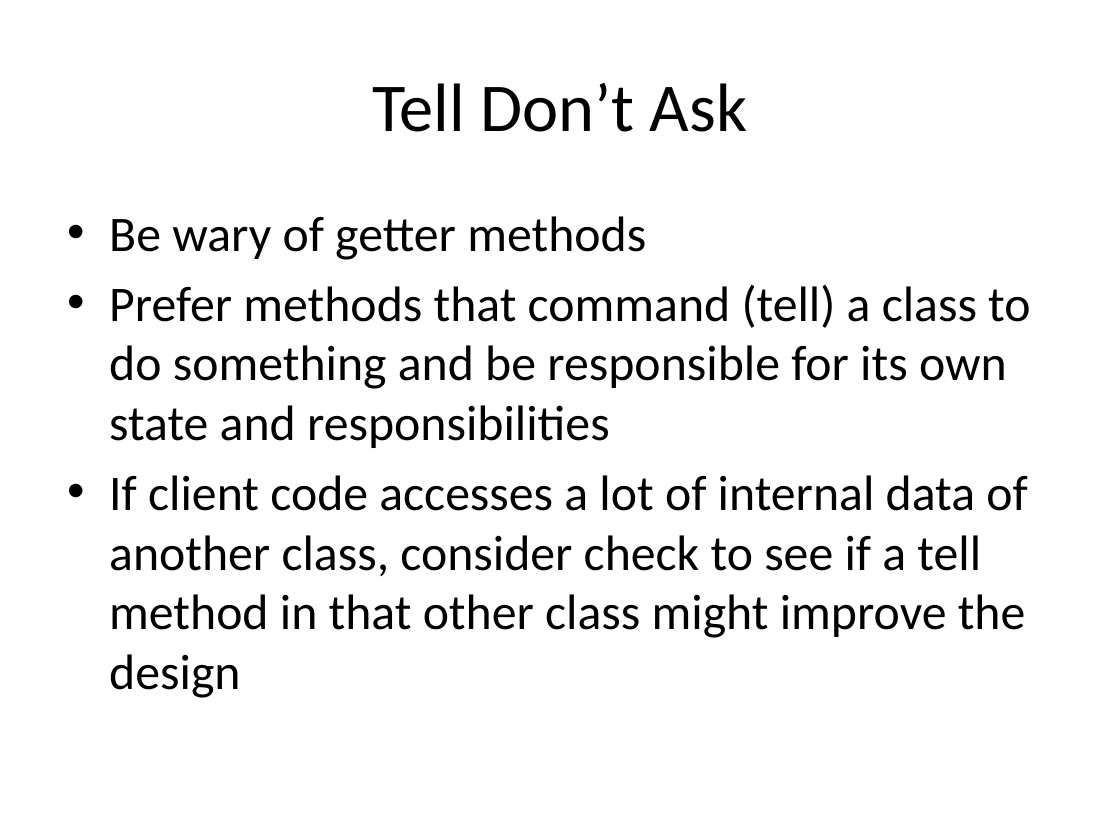
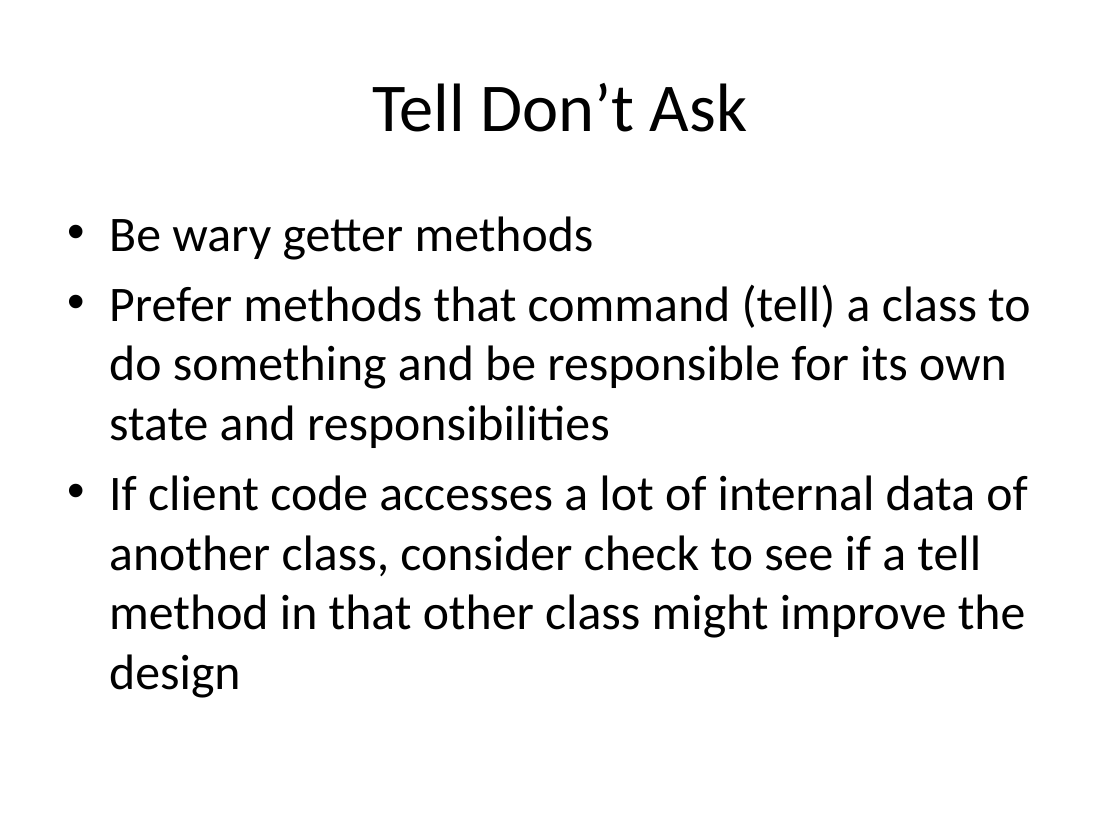
Before and after one commit to RHIT-CSSE/csse220, a slide deck: slide 7 of ClassMaterials/CohesionAndCoupling/Slides/Part2-OOD-DP4-TellDoNotAsk.pptx. Drawn at 1120x840 pixels with LibreOffice and Linux fonts; fonts in the diff are those of the drawing. Boxes give left, top, right and bottom in pixels: in the first picture for what was removed or moved away, otherwise in the second. Text is boxed around its words. In the diff, an @@ line names an element or a change of style, - is before the commit and + after.

```diff
--- a/ClassMaterials/CohesionAndCoupling/Slides/Part2-OOD-DP4-TellDoNotAsk.pptx
+++ b/ClassMaterials/CohesionAndCoupling/Slides/Part2-OOD-DP4-TellDoNotAsk.pptx
@@ text at <box>109,216,594,260</box>: text changed @@
-• Be wary of getter methods
+• Be wary getter methods
```
Also in this commit, not shown: 7 other slides changed, 2 slides added, 4 slides removed, 40 other files.
